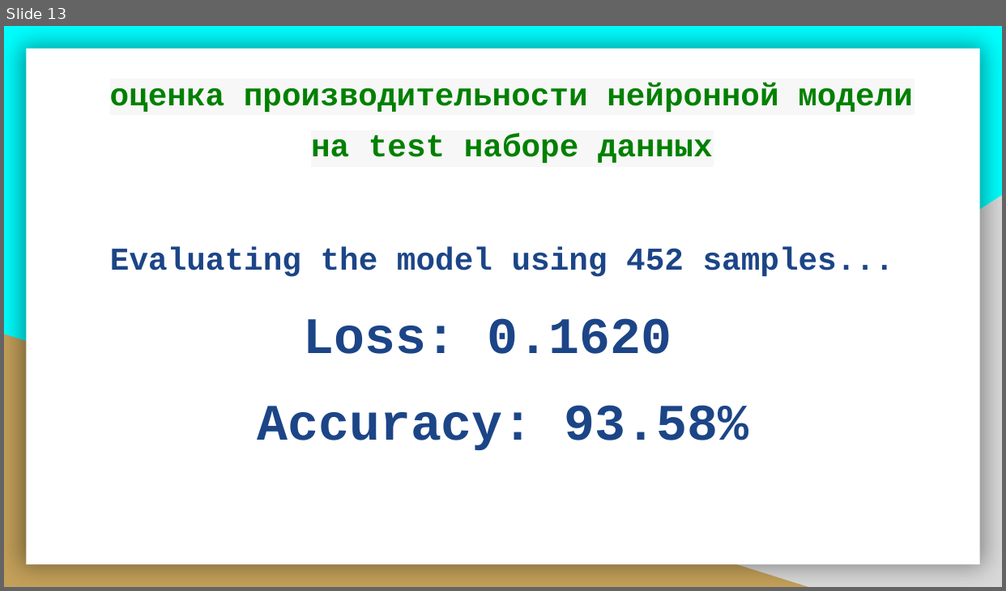
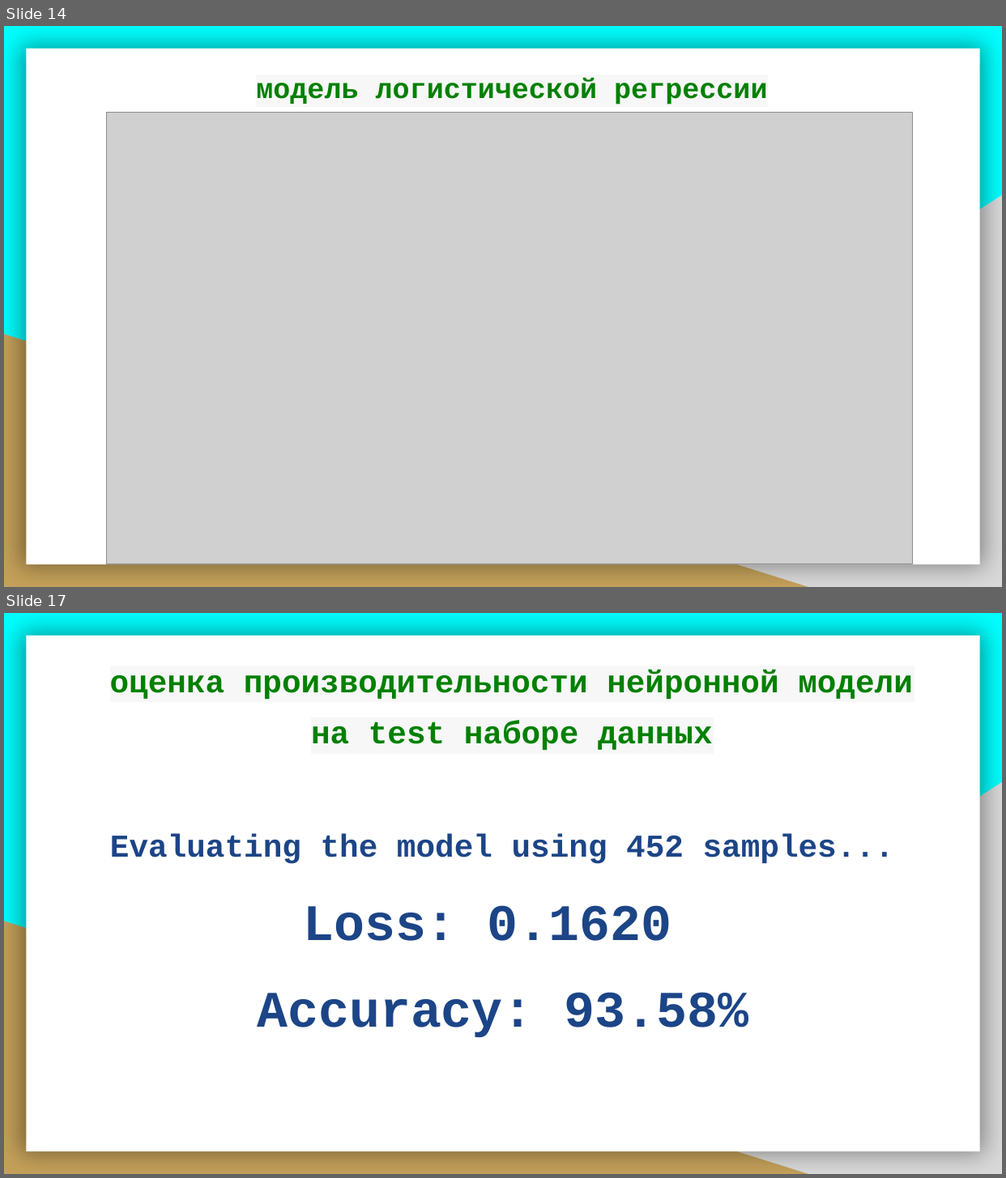
Before and after one commit to SEACatherine/Project, a slide deck: Project.pptx. Shown one above the other, each under a label of ours: slide 13 before the commit, slides 14 and 17 after it; the slides between them are not shown. The pictures are 1006x591 and 1006x1178 pixels, drawn with LibreOffice and Linux fonts; fonts in the diff are those of the drawing; grey boxes stand for pictures. Boxes give left, top, right and bottom in pixels: in the first picture for what was removed or moved away, otherwise in the second. Text is boxed around its words. In the diff, an @@ line names an element or a change of style, - is before the commit and + after.

```diff
--- a/Project.pptx
+++ b/Project.pptx
@@ slide 14 added at (4, 26, 1002, 587), background #00FFFF; not listed: 3 template elements that a slide beside it also shows @@
@@ title added at (256, 78, 767, 105), 20.5 pt, text #008000, bold @@
+модель логистической регрессии
@@ picture added at (107, 113, 913, 565) @@
@@ what was slide 13 is now slide 17 @@
```
Also in this commit, not shown: 1 slide changed, 5 other slides added.
